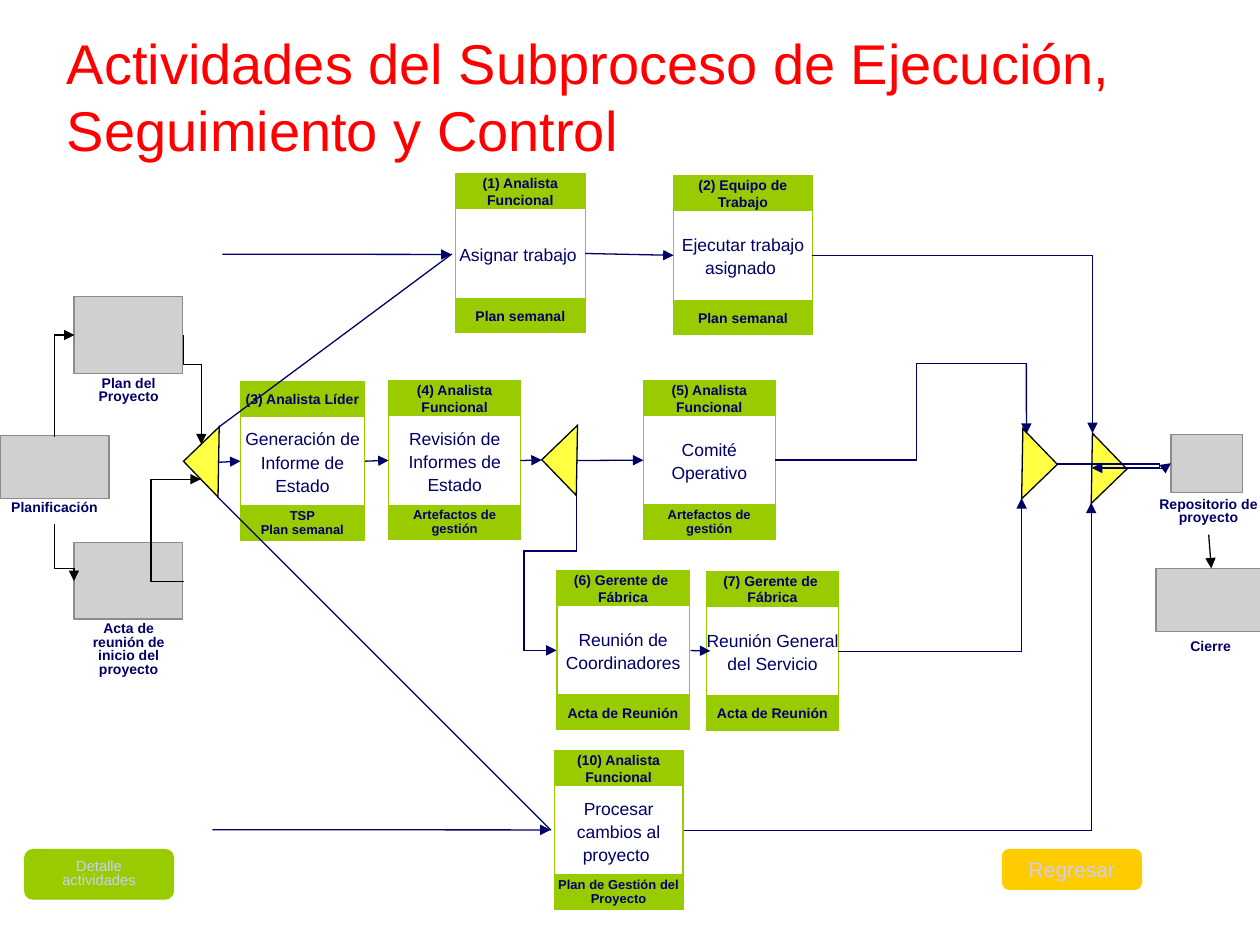
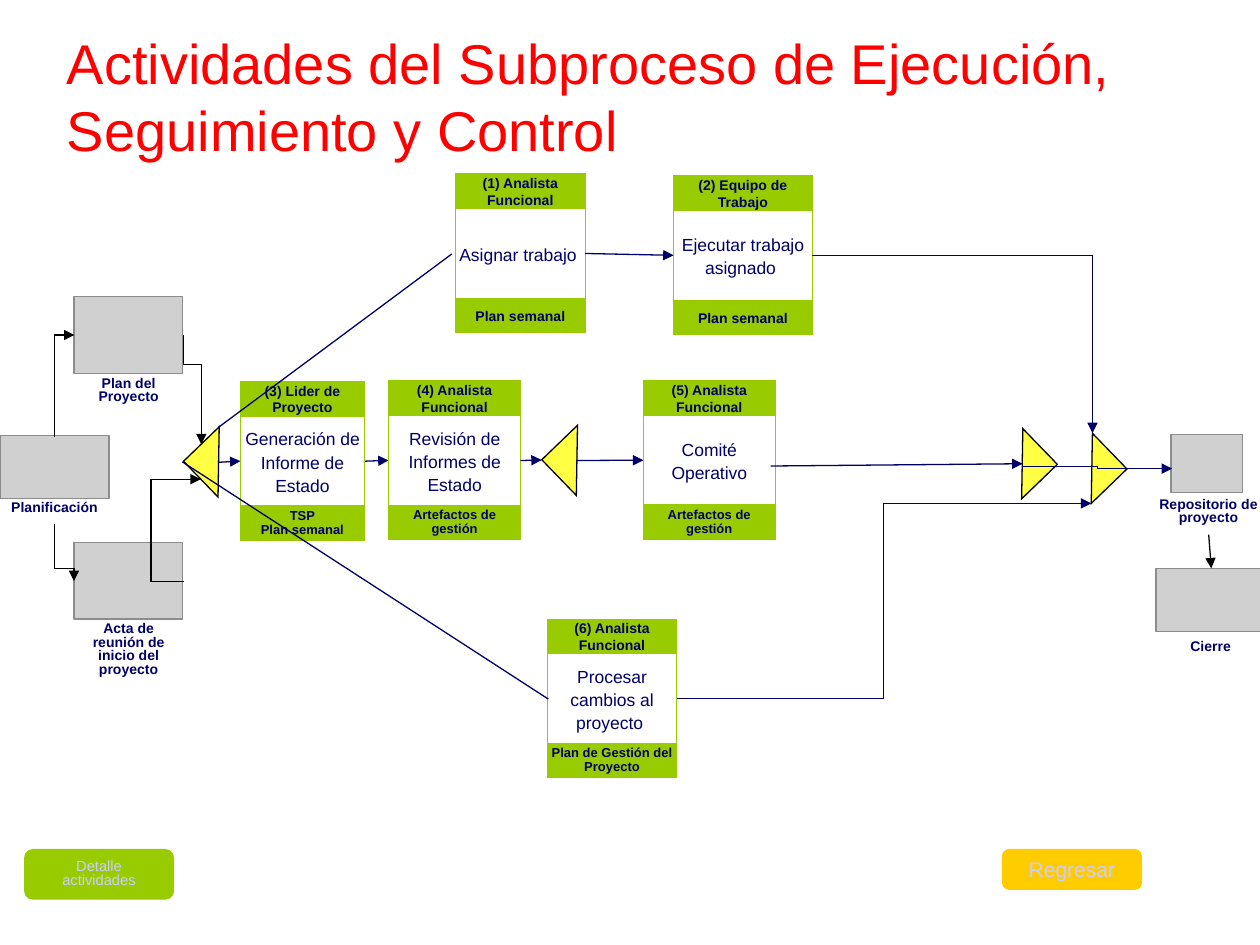
Before and after one commit to cjbensan/sistema-facturacion-inventario, a slide deck: slide 23 of CMMI-Nivel-2/PP-PMC/PGPRO_0.1_2015.ppt (slide 22 before the commit). Drawn at 1260x945 pixels with LibreOffice and Linux fonts; fonts in the diff are those of the drawing; grey boxes stand for pictures; background and template pictures are left out. Boxes give left, top, right and bottom in pixels: in the first picture for what was removed or moved away, otherwise in the second. Text is boxed around its words. In the diff, an @@ line names an element or a change of style, - is before the commit and + after.

```diff
--- a/CMMI-Nivel-2/PP-PMC/PGPRO_0.1_2015.ppt
+++ b/CMMI-Nivel-2/PP-PMC/PGPRO_0.1_2015.ppt
@@ text in rectangle at <box>265,384,340,415</box>: text changed @@
-(3) Analista Líder
+(3) Lider de Proyecto
@@ elbow line removed from (776, 460) to (1026, 363) @@
@@ arrow removed from (1027, 364) to (1027, 433) @@
@@ line moved from (218, 498) - (551, 830) to (183, 462) - (548, 699) @@
@@ arrow moved from (223, 255) - (451, 255) to (771, 466) - (1023, 464) @@
@@ elbow arrow moved from (1057, 464) - (1092, 467) to (1022, 466) - (1172, 469) @@
@@ elbow arrow removed from (1126, 469) to (1171, 464) @@
@@ elbow arrow removed from (576, 495) to (557, 650) @@
@@ elbow arrow moved from (683, 830) - (1091, 503) to (677, 699) - (1091, 504) @@
@@ elbow arrow removed from (839, 651) to (1022, 498) @@
@@ rectangle removed at <box>557,571,689,605</box> @@
-(6) Gerente de Fábrica
@@ rectangle removed at <box>707,572,839,606</box> @@
-(7) Gerente de Fábrica
@@ rectangle "(6) Analista Funcional": place and size @@
-rectangle "(6) Analista Funcional" at <box>554,751,683,785</box>
+rectangle "(6) Analista Funcional" at <box>548,619,677,653</box>
@@ rectangle removed at <box>557,605,689,694</box> @@
-Reunión de Coordinadores
@@ text in rectangle at <box>574,623,650,650</box>: text changed @@
-(10) Analista Funcional
+(6) Analista Funcional
@@ rectangle removed at <box>707,606,839,696</box> @@
-Reunión General del Servicio
@@ rectangle "Procesar cambios al proyecto": place and size @@
-rectangle "Procesar cambios al proyecto" at <box>554,785,683,874</box>
+rectangle "Procesar cambios al proyecto" at <box>548,654,677,743</box>
@@ arrow removed from (692, 650) to (711, 651) @@
@@ rectangle removed at <box>557,696,689,730</box> @@
-Acta de Reunión
@@ rectangle removed at <box>707,697,839,731</box> @@
-Acta de Reunión
@@ rectangle "Plan de Gestión del Proyecto": place and size @@
-rectangle "Plan de Gestión del Proyecto" at <box>554,876,683,910</box>
+rectangle "Plan de Gestión del Proyecto" at <box>548,743,677,777</box>
@@ arrow removed from (213, 830) to (551, 830) @@
```
Also in this commit, not shown: 18 other slides changed, 1 slide added, 1 slide removed.
